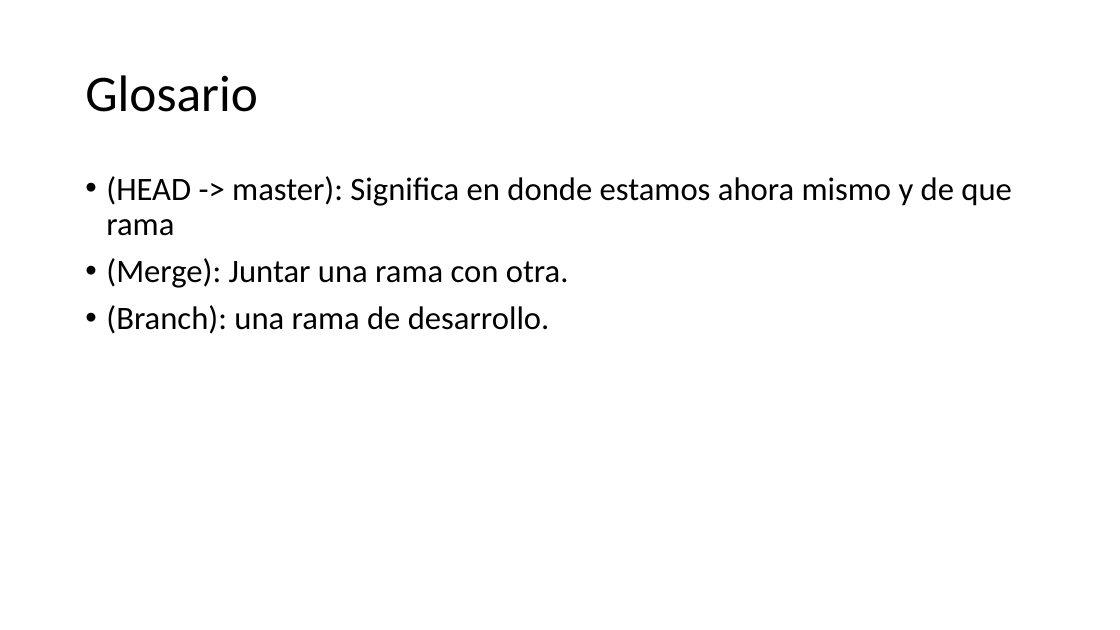
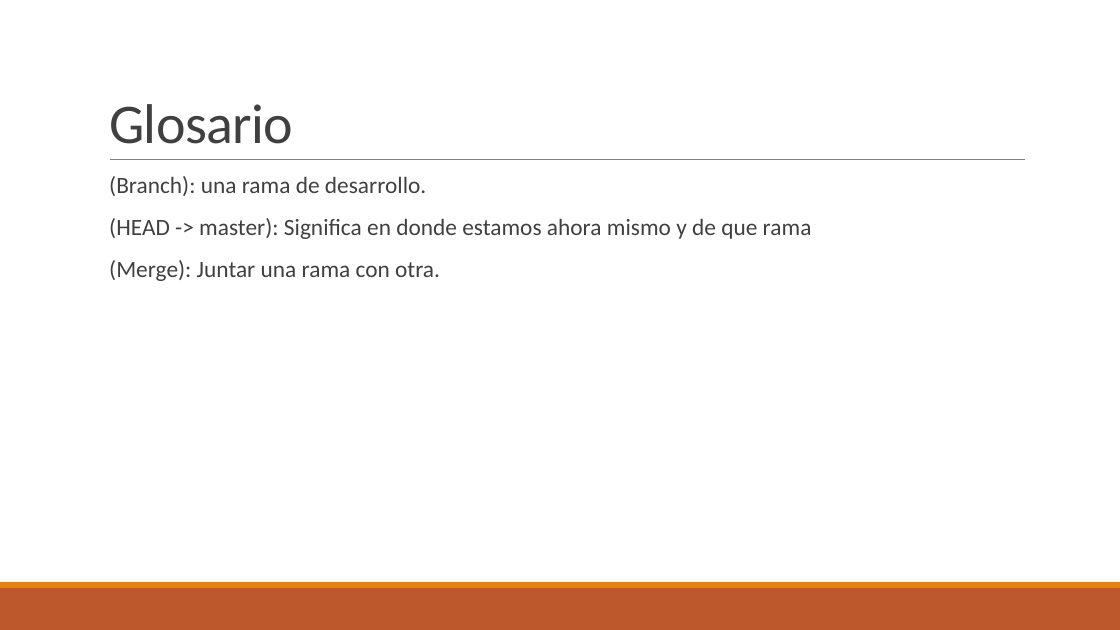
Before and after one commit to DuckHunter213/TutorialGit, a slide deck: slide 18 of Git.pptx (slide 7 before the commit). Drawn at 1120x630 pixels with LibreOffice and Linux fonts; fonts in the diff are those of the drawing; background and template pictures are left out. Boxes give left, top, right and bottom in pixels: in the first picture for what was removed or moved away, otherwise in the second. Text is boxed around its words. In the diff, an @@ line names an element or a change of style, - is before the commit and + after.

```diff
--- a/Git.pptx
+++ b/Git.pptx
@@ title "Glosario" moved from (x1=85, y1=75, x2=257, y2=112) to (x1=109, y1=104, x2=293, y2=144) @@
@@ title "Glosario" at (x1=109, y1=104, x2=293, y2=144): size 44 to 48 pt, text colour #000000 to #404040, letter spacing 0 to -0.5 pt; line spacing 0.9 to 0.85; vertical alignment middle to bottom @@
@@ text at (x1=109, y1=176, x2=426, y2=196): paragraph added @@
+  (Branch): una rama de desarrollo.
@@ line added from (110, 160) to (1026, 160), #808080 0.5 pt @@
@@ text at (x1=109, y1=218, x2=812, y2=281): size 28 to 20 pt, text colour #000000 to #404040 in "(HEAD -> master): Significa en donde estamos ...", "(Merge): Juntar una rama con otra."; bullet • to  ; more space between paragraphs @@
@@ text at (x1=106, y1=305, x2=550, y2=334): paragraph removed @@
-• (Branch): una rama de desarrollo.
@@ rectangle added at (x1=0, y1=588, x2=1120, y2=630), fill #BD582C @@
@@ rectangle added at (x1=0, y1=582, x2=1120, y2=588), fill #E48312 @@
```
Also in this commit, not shown: 3 other slides changed, 16 slides added, 4 slides removed, 1 other file.
